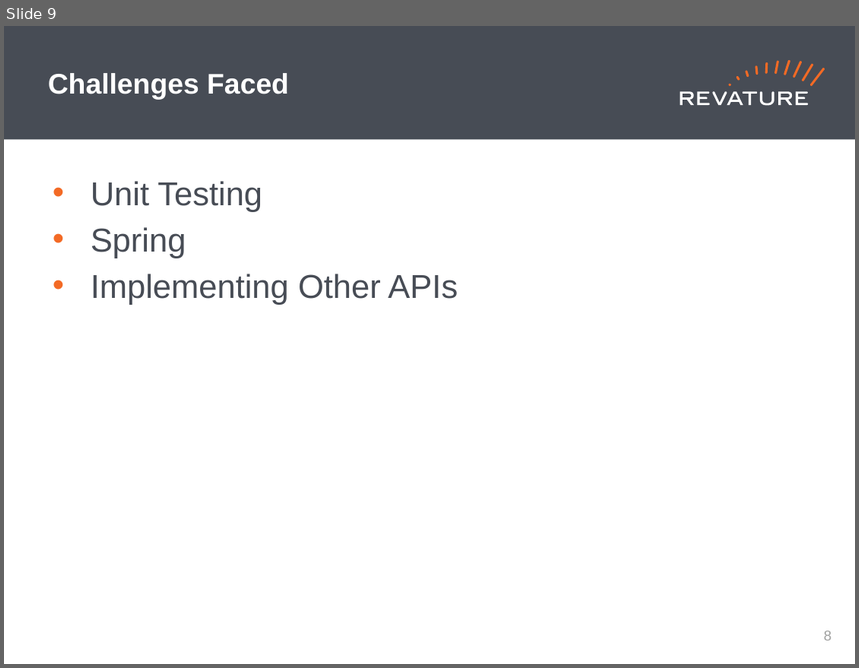
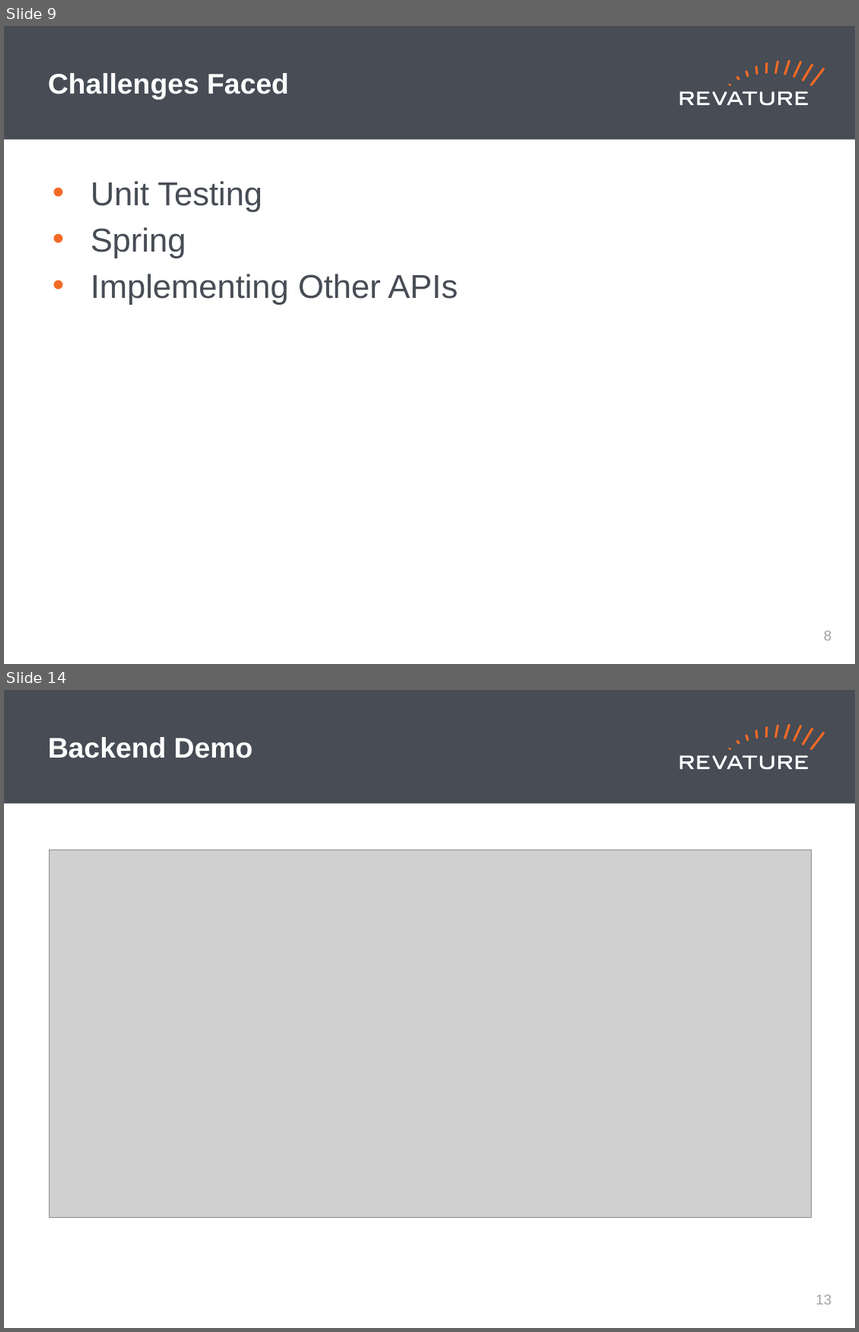
Before and after one commit to DavidKaza/skybank, a slide deck: Revature_PPT_Template (1).pptx. Shown one above the other, each under a label of ours: slide 9 before the commit, slides 9 and 14 after it; the slides between them are not shown. The pictures are 859x668 and 859x1332 pixels, drawn with LibreOffice and Linux fonts; fonts in the diff are those of the drawing; grey boxes stand for pictures. Boxes give left, top, right and bottom in pixels: in the first picture for what was removed or moved away, otherwise in the second. Text is boxed around its words. In the diff, an @@ line names an element or a change of style, - is before the commit and + after.

Commit message:
Backend Demo

```diff
--- a/Revature_PPT_Template (1).pptx
+++ b/Revature_PPT_Template (1).pptx
@@ slide 14 added at (4,690,855,1328), background #FFFFFF; not listed: 19 template elements that a slide beside it also shows @@
@@ title added at (48,737,253,758), 24 pt, text #FFFFFF, bold @@
+Backend Demo
@@ picture added at (49,850,811,1217) @@
@@ page number added at (816,1295,832,1305), 12 pt, text #A0A1A0 @@
+13
```
Also in this commit, not shown: 1 slide changed, 5 other slides added.
